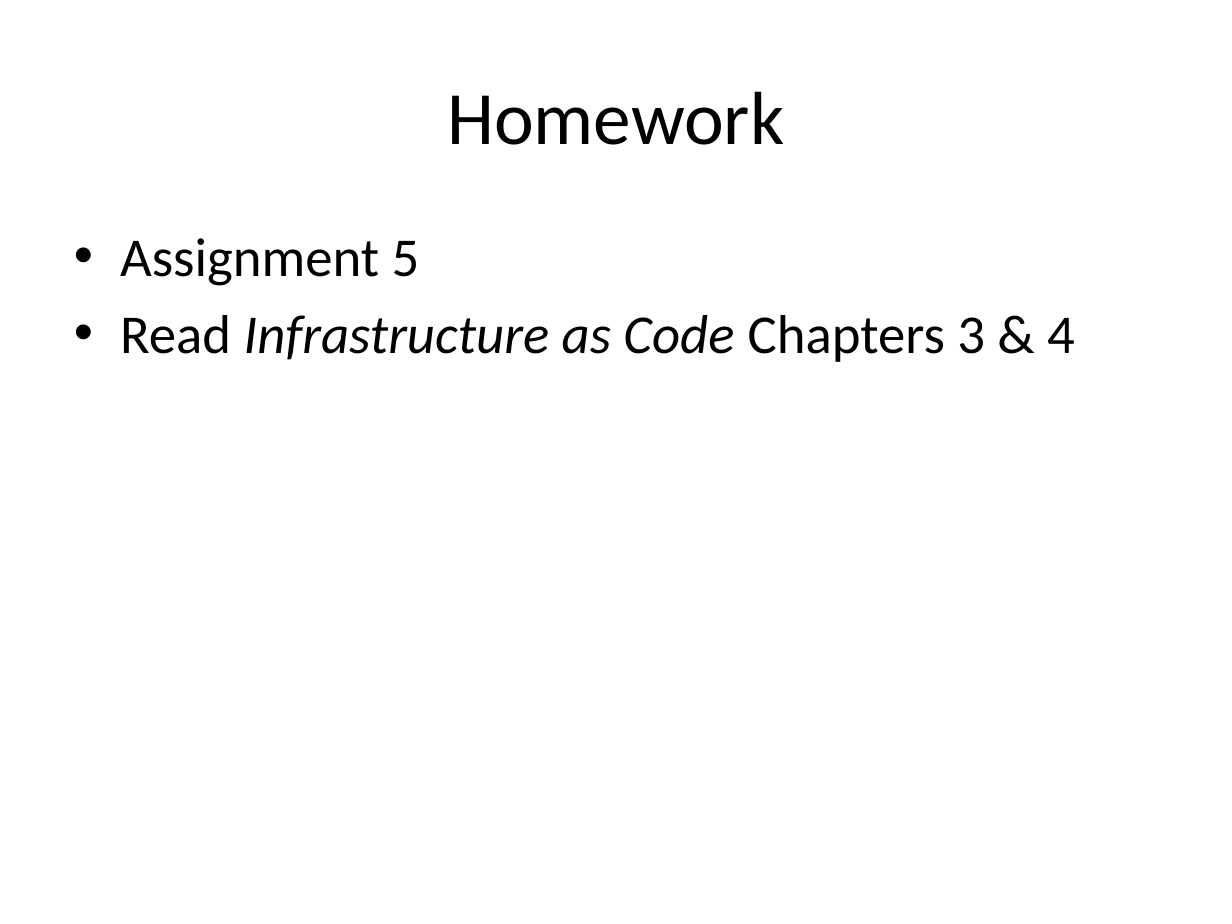
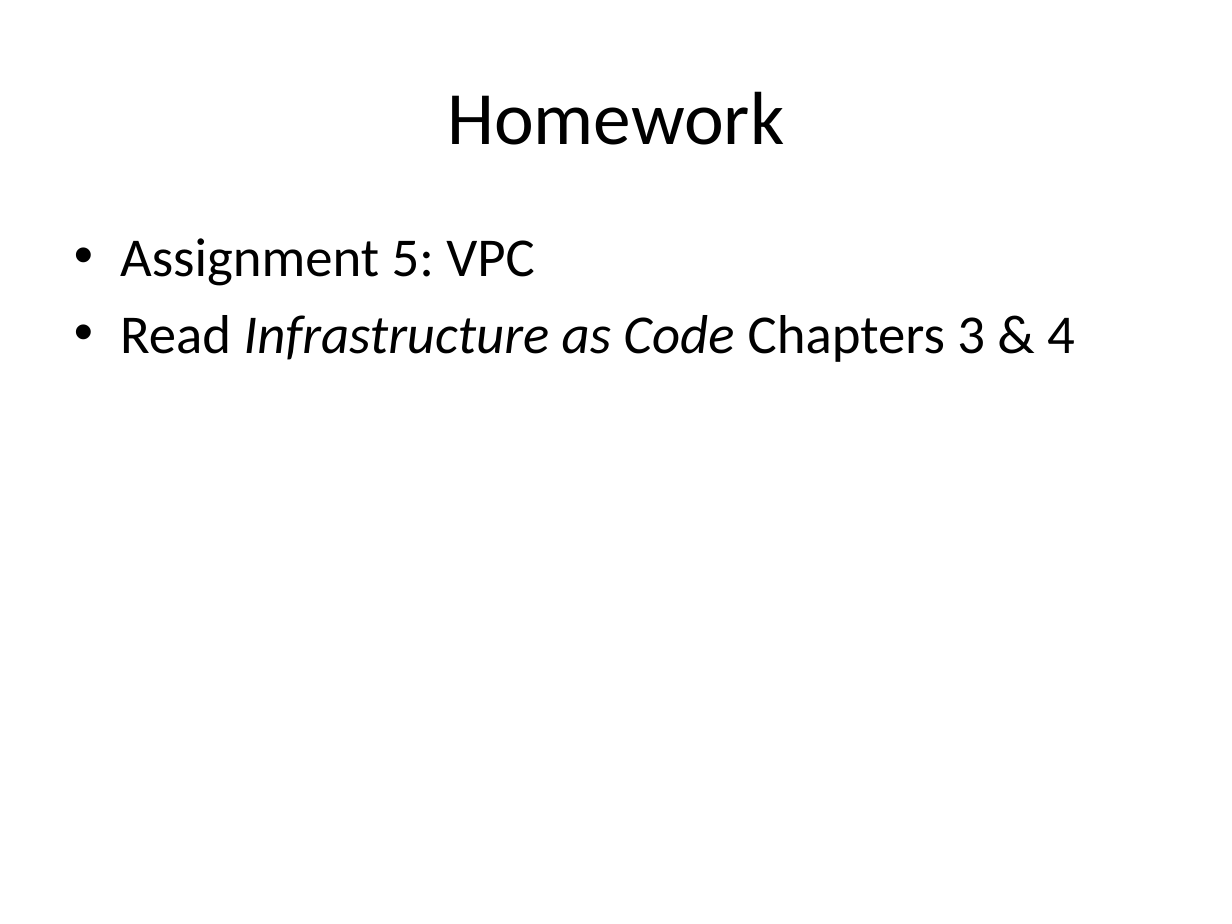
Before and after one commit to jasondbaker/infrastructure-class, a slide deck: slide 37 of lectures/infrastructure-week-5.pptx. Drawn at 1232x924 pixels with LibreOffice and Linux fonts; fonts in the diff are those of the drawing. Boxes give left, top, right and bottom in pixels: in the first picture for what was removed or moved away, otherwise in the second. Text is boxed around its words. In the diff, an @@ line names an element or a change of style, - is before the commit and + after.

Commit message:
update reading assignments in lectures and rewrite lecture 11

```diff
--- a/lectures/infrastructure-week-5.pptx
+++ b/lectures/infrastructure-week-5.pptx
@@ text at (x1=120, y1=238, x2=534, y2=286): text changed @@
-• Assignment 5
+• Assignment 5: VPC
```
Also in this commit, not shown: 5 other files.
